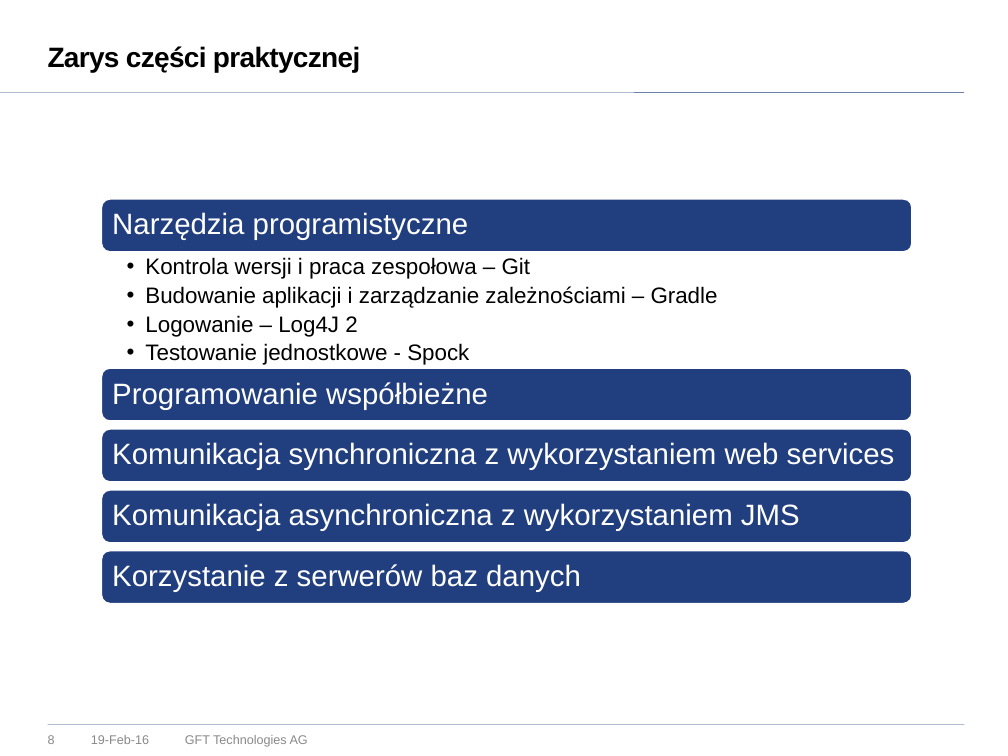
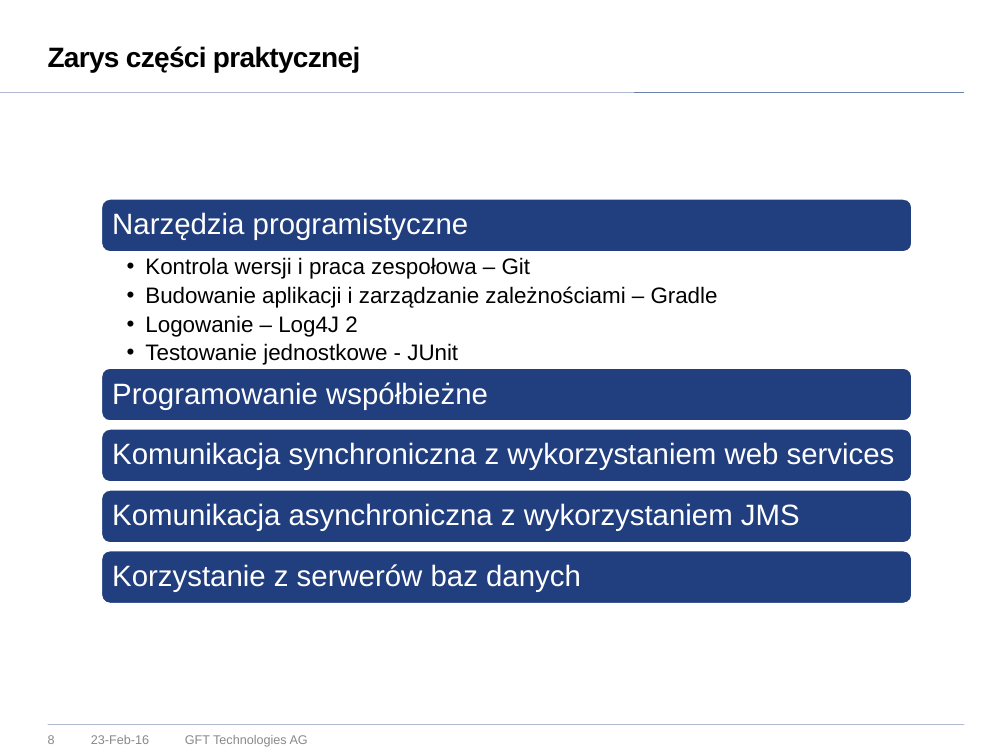
Before and after one commit to vego1mar/exercise0, a slide deck: slide 8 of WDSR - zarys programu.pptx. Drawn at 1008x756 pixels with LibreOffice and Linux fonts; fonts in the diff are those of the drawing; background and template pictures are left out. Boxes give left, top, right and bottom in pixels: in the first picture for what was removed or moved away, otherwise in the second. Text is boxed around its words. In the diff, an @@ line names an element or a change of style, - is before the commit and + after.

```diff
--- a/WDSR - zarys programu.pptx
+++ b/WDSR - zarys programu.pptx
@@ text at [145, 343, 458, 365]: text changed @@
-  •• Testowanie jednostkowe - Spock
+  •• Testowanie jednostkowe - JUnit
@@ text at [91, 735, 149, 744]: text changed @@
-19-Feb-16
+23-Feb-16
```
Also in this commit, not shown: 10 other slides changed, 1 slide added.
